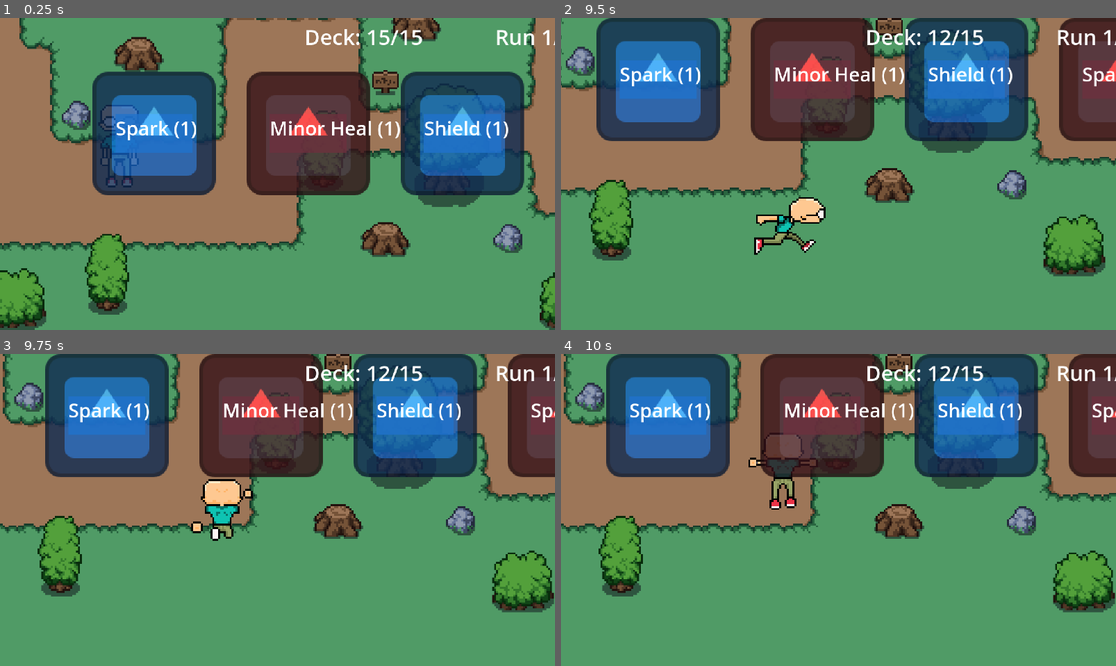
Above: before the commit, frames 1-4 (two rows, left to right).
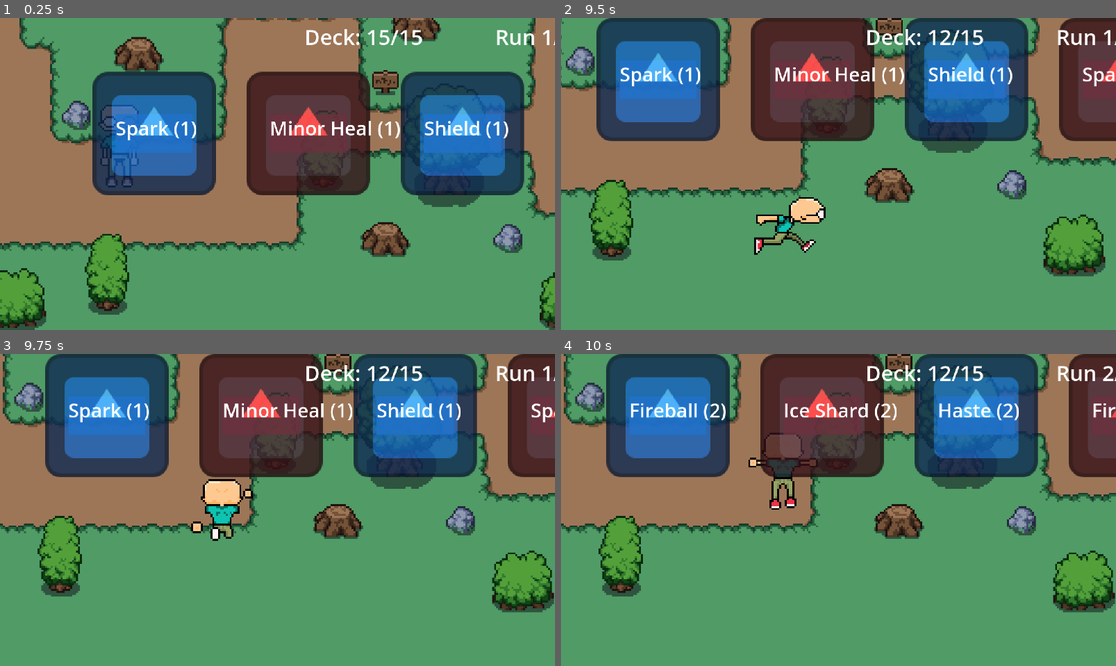
Above: after the commit, the same moments.

Repository: McBoatright/godot-game-project
Game: Godot game, scene res://scenes/world.tscn
The game is run twice, just before and just after one commit, with the same random seed, the same clock (stepped at 60 frames per second) and the same inputs. The project has no main scene, so this scene is started directly. The engine's default icon, where the game draws it, is replaced by a stand-in: a white triangle on a blue panel in a dark square.
Inputs:
- Up to frame 1 (0.25 s): no input
- Up to frame 2 (9.5 s): tap Enter (ui_accept) at 0.5, 0.77, 1.52, 3.02, 3.77, 4.52, 6.02, 6.77, 7.52, 9.02 s; hold Right (ui_right) 0.53-1.28 s; tap E (attack) at 0.6, 4.35, 8.1 s; hold Down (ui_down) 1.28-2.03 s; tap 1 at 1.35, 8.85 s; hold Right (ui_right) 2.03-2.78 s; hold 2 2.03-2.78 s; hold Up (ui_up) 2.78-3.53 s; tap 3 at 2.85 s; hold 4 3.53-4.28 s; hold Left (ui_left) 3.53-5.03 s; hold Down (ui_down) 5.03-5.78 s; hold 1 5.03-5.78 s; hold Right (ui_right) 5.78-6.53 s; tap 2 at 5.85 s; hold Up (ui_up) 6.53-7.28 s; hold 3 6.53-7.28 s; hold Right (ui_right) 7.28-8.03 s; tap 4 at 7.35 s; hold Down (ui_down) 8.03-8.78 s; hold Left (ui_left) from 8.78 s (still down)
- Up to frame 3 (9.75 s): release Left (ui_left) at 9.53 s; hold Up (ui_up) from 9.53 s (still down); hold 2 from 9.53 s (still down)
- Up to frame 4 (10 s): keep holding Up (ui_up); keep holding 2; tap Enter (ui_accept) at 9.77 s

Frames 1-3 are identical in both runs. In frame 4, 1.5% of the frame differs, in the area x 12-100%, y 3-23%.

Commit message:
Fix river system consistency and deck refresh
- Fixed river runs to use consistent spell sets throughout match
- Each run now has fixed spells assigned at match start
- Run 1: 1-mana only, Run 2: 2-mana only, etc. (no overlapping tiers)
- Picked orb slots remain empty instead of consolidating
- Deck refresh resets picked states but waits for next run to respawn
- River duration reduced to 10s for testing
- Connected deck_refreshed signal to reset river orb states

Diff:
--- a/scenes/world.tscn
+++ b/scenes/world.tscn
@@ -184,7 +184,7 @@
 offset_right = 390.0
 offset_bottom = 25.0
 theme_override_font_sizes/font_size = 11
-text = "30s"
+text = "10s"
 
 [node name="ProgressUI" type="Control" parent="HUD/GameUI"]
 anchors_preset = 0
--- a/scripts/player.gd
+++ b/scripts/player.gd
@@ -378,6 +378,9 @@
 	river_manager.river_run_complete.connect(_on_river_run_complete)
 	river_manager.timer_updated.connect(_on_river_timer_updated)
 
+	# Initialize fixed river runs (must be done before starting first run)
+	river_manager.initialize_fixed_runs()
+
 	# Delay river start to next frame to ensure world is ready
 	await get_tree().process_frame
 
--- a/scripts/river_manager.gd
+++ b/scripts/river_manager.gd
@@ -3,16 +3,16 @@
 
 # River configuration
 const RIVER_SIZE = 6  # 6 spell orbs in the river (3 player, 3 opponent)
-const RUN_DURATION = 30.0  # 30 seconds per river run
+const RUN_DURATION = 10.0  # 10 seconds per river run (for testing)
 const NUM_RUNS = 5  # 5 different run patterns before looping
 
 # River run patterns [tier1, tier2] for each run
 const RUN_PATTERNS = [
-	[1, 1],      # Run 1: Only 1-cost
-	[1, 2],      # Run 2: 1-cost and 2-cost
-	[2, 3],      # Run 3: 2-cost and 3-cost
-	[3, 4],      # Run 4: 3-cost and 4-cost
-	[1, 5]       # Run 5: Any cost (1-5)
+	[1, 1],      # Run 1: Only 1-cost spells
+	[2, 2],      # Run 2: Only 2-cost spells
+	[3, 3],      # Run 3: Only 3-cost spells
+	[4, 4],      # Run 4: Only 4-cost spells
+	[5, 5]       # Run 5: Only 5-cost spells
 ]
 
 # River state
@@ -21,6 +21,9 @@
 var current_run: int = 0  # Current run number (0-4)
 var run_timer: Timer
 var time_remaining: float = RUN_DURATION
+
+# Fixed river runs - each run has its spells set at match start
+var fixed_river_runs: Array = [[], [], [], [], []]  # 5 runs, each with 6 orb slots
 
 # Orb spawning
 var world_node = null  # Reference to world scene for spawning orbs
@@ -53,12 +56,61 @@
 
 func set_deck_manager(dm):
 	deck_manager = dm
+	# Connect to deck refresh signal
+	if deck_manager:
+		deck_manager.deck_refreshed.connect(_on_deck_refreshed)
 	print("DeckManager connected to River")
 
 func set_world_node(world):
 	world_node = world
 	print("World node connected to River for orb spawning")
 
+func initialize_fixed_runs():
+	# Initialize all 5 river runs with their fixed spells at match start
+	# This ensures spells stay consistent across the entire match
+
+	if not deck_manager:
+		print("ERROR: DeckManager not set!")
+		return
+
+	print("=== INITIALIZING FIXED RIVER RUNS ===")
+
+	for run_number in range(NUM_RUNS):
+		var pattern = RUN_PATTERNS[run_number]
+		var tier1 = pattern[0]
+		var tier2 = pattern[1]
+
+		# Get spells for this run's tiers
+		var run_spells = []
+		for tier in range(tier1, tier2 + 1):
+			var tier_spells = deck_manager.get_spells_by_tier(tier)
+			for spell in tier_spells:
+				run_spells.append(spell)
+
+		print("Run ", run_number + 1, ": Found ", run_spells.size(), " spells (tiers ", tier1, "-", tier2, ")")
+
+		# Assign spells to 6 orb slots (3 player, 3 opponent)
+		# Even indices = player, odd indices = opponent
+		for i in range(RIVER_SIZE):
+			var is_player_orb = (i % 2 == 0)
+
+			if run_spells.size() > 0:
+				# Use modulo to cycle through available spells if we have fewer than 6
+				var spell_index = i % run_spells.size()
+				var spell = run_spells[spell_index]
+				fixed_river_runs[run_number].append({
+					"spell": spell,
+					"is_player": is_player_orb,
+					"picked": false
+				})
+				print("  Orb ", i, ": ", spell.spell_name, " (", "PLAYER" if is_player_orb else "OPPONENT", ")")
+			else:
+				# No spells available at all
+				fixed_river_runs[run_number].append(null)
+				print("  Orb ", i, ": EMPTY (no spells available)")
+
+	print("=== RIVER RUNS INITIALIZED ===")
+
 func start_river_run(run_number: int = 0):
 	if run_number < 0 or run_number >= NUM_RUNS:
 		run_number = 0
@@ -67,60 +119,25 @@
 	time_remaining = RUN_DURATION
 
 	print("Starting river run ", run_number + 1, "/", NUM_RUNS)
-	populate_river(run_number)
+	load_river_from_fixed_run(run_number)
 
 	print("River run started - Run ", run_number + 1, "/", NUM_RUNS, " (", RUN_DURATION, " seconds)")
 	run_timer.start()
 
-func populate_river(run_number: int):
+func load_river_from_fixed_run(run_number: int):
+	# Load the fixed river run (with current picked state)
 	river_orbs.clear()
 
-	if not deck_manager:
-		print("ERROR: DeckManager not set!")
+	if fixed_river_runs[run_number].is_empty():
+		print("ERROR: Fixed run ", run_number, " is empty!")
 		return
 
-	# Get the tier pattern for this run
-	var pattern = RUN_PATTERNS[run_number]
-	var tier1 = pattern[0]
-	var tier2 = pattern[1]
-
-	# Get available spells for these tiers
-	var available = []
-	for tier in range(tier1, tier2 + 1):
-		var tier_spells = deck_manager.get_spells_by_tier(tier)
-		for spell in tier_spells:
-			available.append(spell)
-
-	if available.is_empty():
-		print("No spells available for Run ", run_number + 1, " - all picked up!")
-		river_refreshed.emit(run_number)
-		return
-
-	# Shuffle available spells
-	available.shuffle()
-
-	print("DEBUG: Available spells for this run: ", available.size())
-
-	# Fill 6 orbs: 3 player (even indices), 3 opponent (odd indices)
-	# If we have fewer spells than slots, reuse spells to fill all 6 slots
-	for i in range(RIVER_SIZE):
-		var is_player_orb = (i % 2 == 0)  # 0,2,4 = player; 1,3,5 = opponent
-
-		if available.size() > 0:
-			# Use modulo to wrap around if we have fewer spells than slots
-			var spell_index = i % available.size()
-			var spell = available[spell_index]
-			river_orbs.append({
-				"spell": spell,
-				"is_player": is_player_orb,
-				"picked": false
-			})
-		else:
-			# No spells available at all
-			river_orbs.append(null)
+	# Copy the fixed run's orbs (preserving picked state)
+	for orb_data in fixed_river_runs[run_number]:
+		river_orbs.append(orb_data)
 
 	river_refreshed.emit(run_number)
-	print("River populated with ", river_orbs.size(), " orbs (Run ", run_number + 1, ")")
+	print("River loaded from fixed run ", run_number + 1)
 	print_river_state()
 
 	# Spawn visual orbs in the world
@@ -144,7 +161,6 @@
 	var spacing = 80.0  # Space between orbs (increased from 60)
 	var start_x = spawn_center.x - (RIVER_SIZE * spacing / 2)
 
-	var orb_count = 0
 	for i in range(river_orbs.size()):
 		var orb_data = river_orbs[i]
 		if not orb_data or orb_data.picked:
@@ -153,9 +169,8 @@
 
 		print("DEBUG: Creating orb ", i, " - ", orb_data.spell.spell_name)
 
-		# Calculate position in row
-		var spawn_pos = Vector2(start_x + (orb_count * spacing), spawn_center.y)
-		orb_count += 1
+		# Calculate position in row - use orb index i to keep empty spaces for picked orbs
+		var spawn_pos = Vector2(start_x + (i * spacing), spawn_center.y)
 
 		print("DEBUG: Orb ", i, " spawn position: ", spawn_pos)
 
@@ -254,4 +269,14 @@
 	if run_timer and not run_timer.is_stopped():
 		run_timer.stop()
 		_on_river_run_timeout()
-		_on_river_run_timeout()
+
+func _on_deck_refreshed():
+	# When deck refreshes, reset all picked states in fixed river runs
+	print("=== RIVER: Deck refreshed, resetting all orb picked states ===")
+	for run in fixed_river_runs:
+		for orb_data in run:
+			if orb_data:
+				orb_data.picked = false
+
+	# Don't reload current run - wait for next river run cycle to show refreshed orbs
+	print("  -> Orbs will reappear on next river run cycle")
